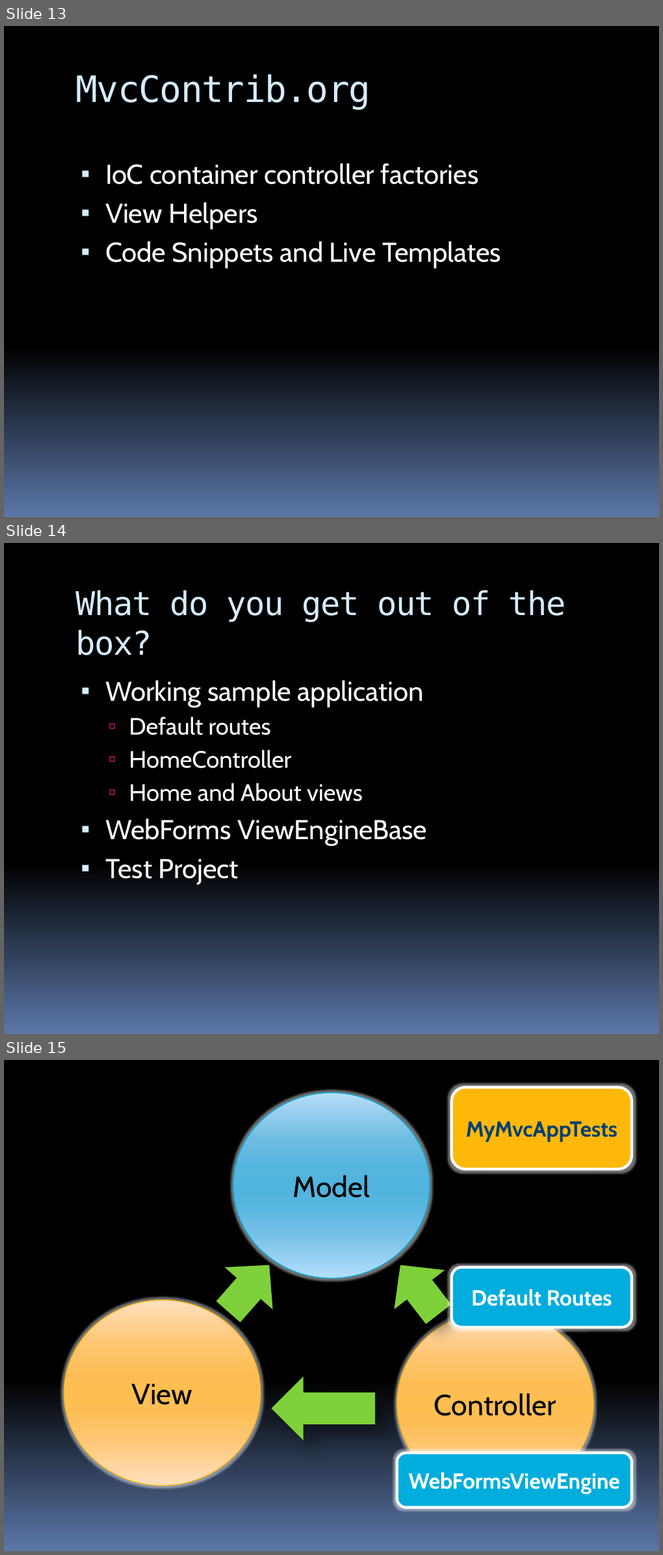
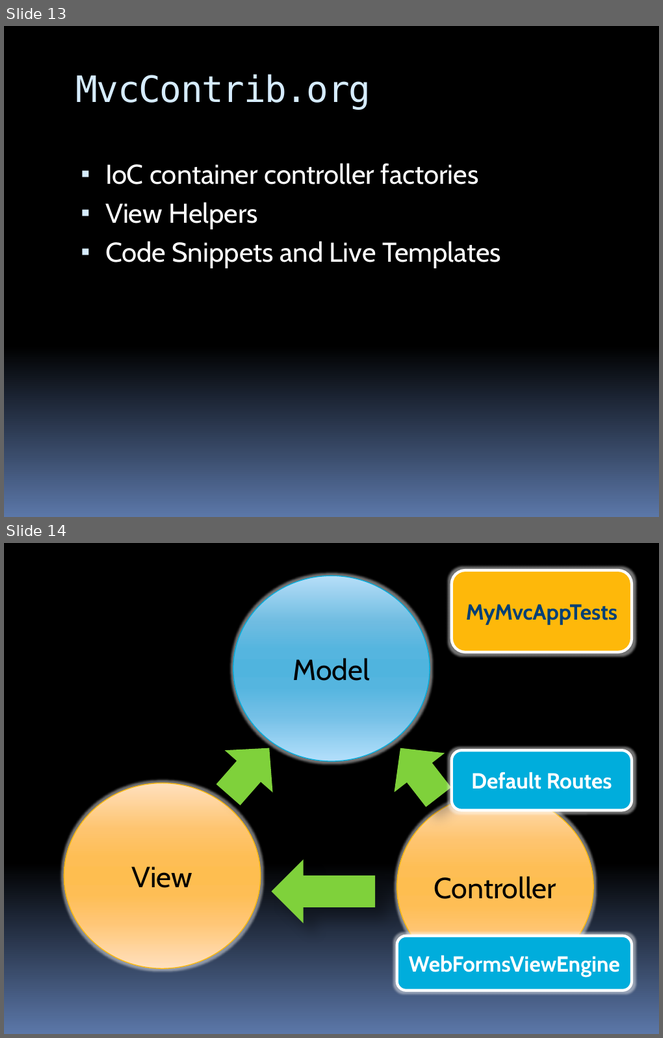
Before and after one commit to stevenharman/codeincubator, a slide deck: Samples/Getting-Started-With-MVC/Getting Started with MVC.pptx. Shown one above the other, each under a label of ours: slides 13, 14 and 15 before the commit, slides 13 and 14 after it. The pictures are 663x1555 and 663x1038 pixels, drawn with LibreOffice and Linux fonts; fonts in the diff are those of the drawing. Boxes give left, top, right and bottom in pixels: in the first picture for what was removed or moved away, otherwise in the second. Text is boxed around its words. In the diff, an @@ line names an element or a change of style, - is before the commit and + after.

Commit message:
Deleted "What do you get..." slide. Swapped Customizable slide and Options slide.

```diff
--- a/Samples/Getting-Started-With-MVC/Getting Started with MVC.pptx
+++ b/Samples/Getting-Started-With-MVC/Getting Started with MVC.pptx
@@ slide 14 removed at <box>4,543,659,1034</box>, background gradient #000000 to #5B77A8 @@
@@ title removed at <box>76,590,566,655</box> @@
-What do you get out of the box?
@@ text removed at <box>105,680,428,885</box> @@
-▪ Working sample application
-  ▫ Default routes
-  ▫ HomeController
-  ▫ Home and About views
-▪ WebForms ViewEngineBase
-▪ Test Project
@@ what was slide 15 is now slide 14 @@
```
